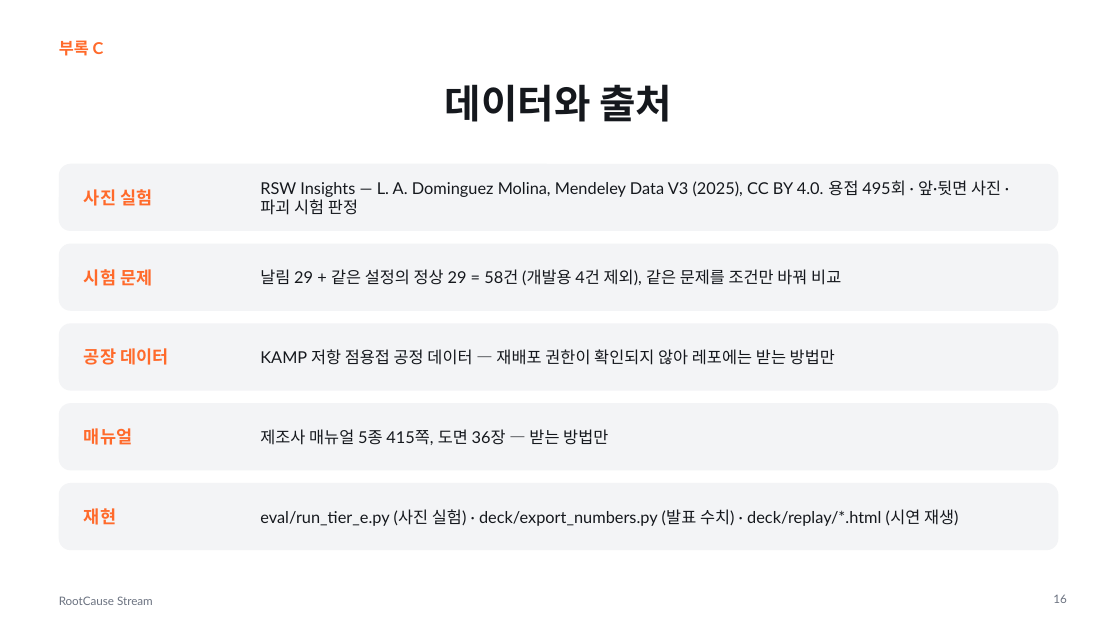
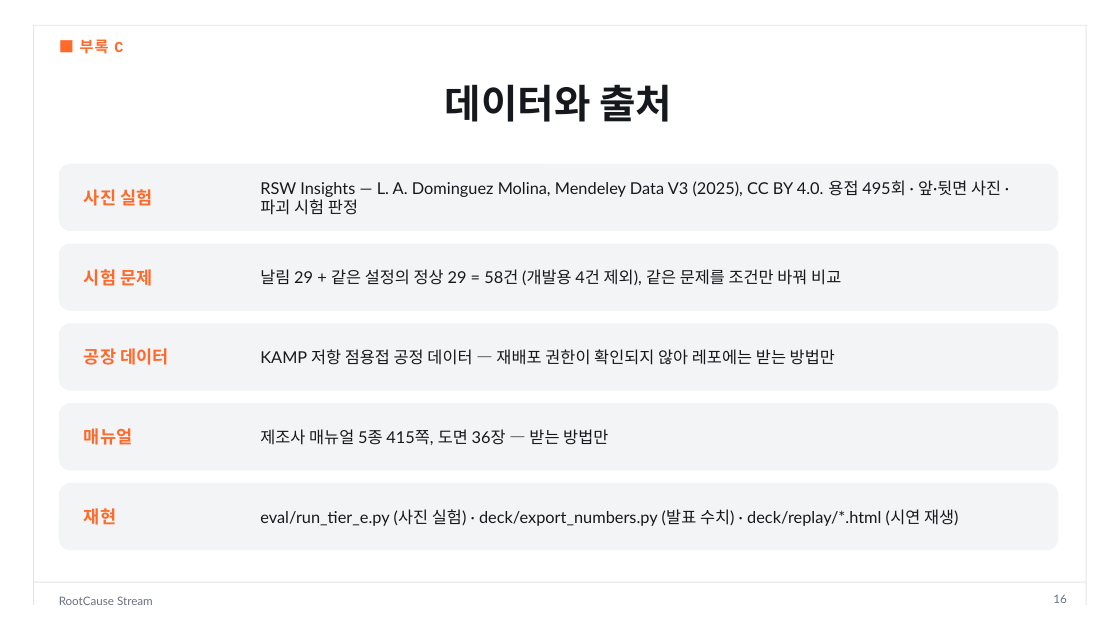
Before and after one commit to dlwogud/rootcause-stream, a slide deck: slide 16 of deck/RootCause_Stream_발표자료.pptx. Drawn at 1120x630 pixels with LibreOffice and Linux fonts; fonts in the diff are those of the drawing. Boxes give left, top, right and bottom in pixels: in the first picture for what was removed or moved away, otherwise in the second. Text is boxed around its words. In the diff, an @@ line names an element or a change of style, - is before the commit and + after.

```diff
--- a/deck/RootCause_Stream_발표자료.pptx
+++ b/deck/RootCause_Stream_발표자료.pptx
@@ line added from (34, 25) to (34, 605), #E3E5E9 0.75 pt @@
@@ line added from (34, 25) to (1086, 25), #E3E5E9 0.75 pt @@
@@ line added from (1086, 25) to (1086, 605), #E3E5E9 0.75 pt @@
@@ text at (x1=80, y1=39, x2=123, y2=54): text changed; size 14 to 13 pt; font Lato to Courier New @@
-부록 C
+■ 부록 C
@@ line added from (34, 582) to (1086, 582), #E3E5E9 0.75 pt @@
```
Also in this commit, not shown: 15 other slides changed, 8 other files.
